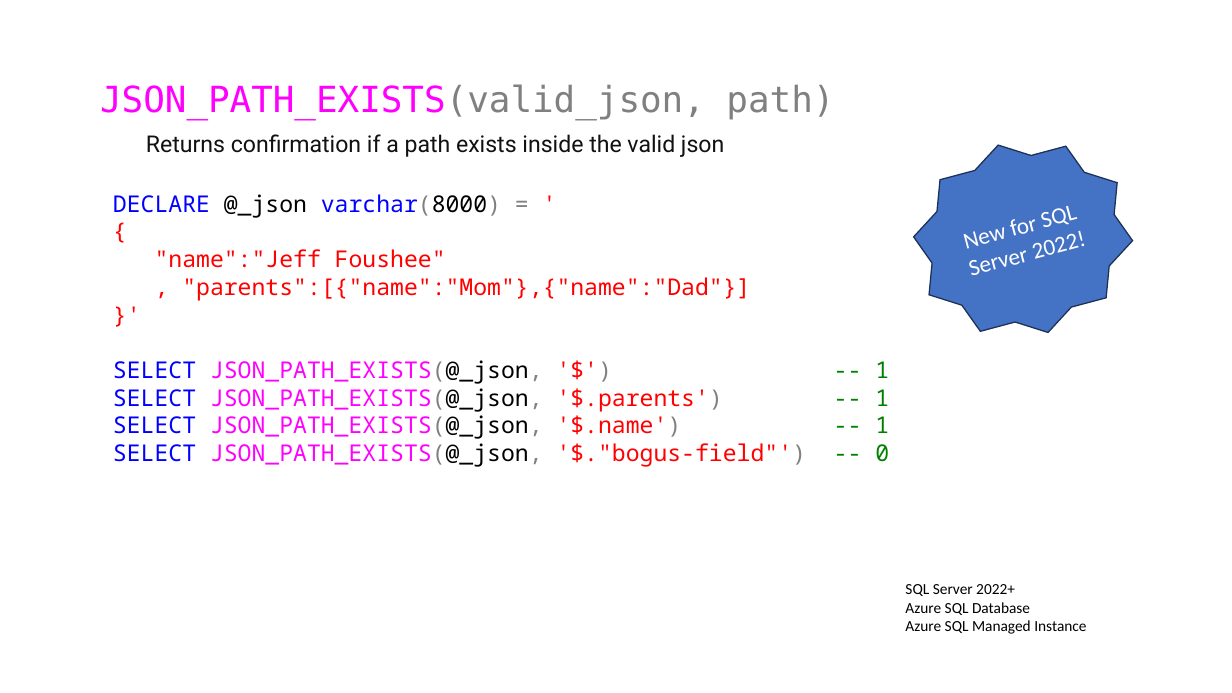
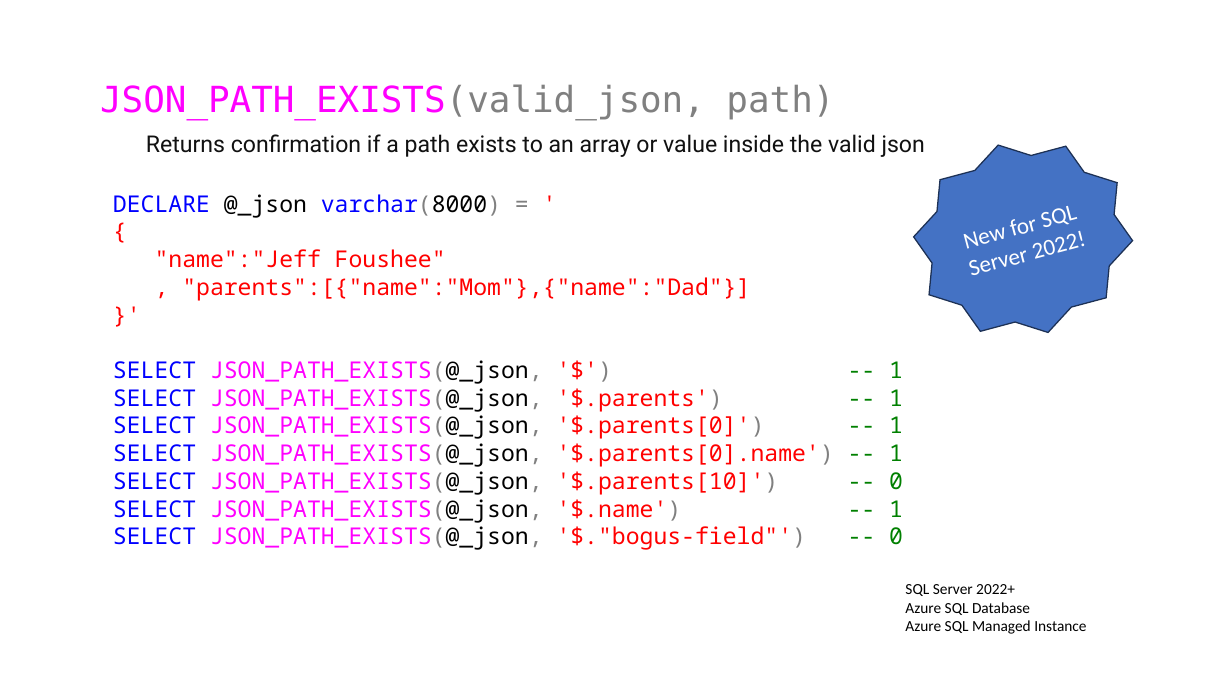
Before and after one commit to jbfoushee/MyPresentations, a slide deck: slide 35 of TSQL_JSON_Operators/TSQL_JSON_Operators.pptx (slide 25 before the commit). Drawn at 1232x693 pixels with LibreOffice and Linux fonts; fonts in the diff are those of the drawing. Boxes give left, top, right and bottom in pixels: in the first picture for what was removed or moved away, otherwise in the second. Text is boxed around its words. In the diff, an @@ line names an element or a change of style, - is before the commit and + after.

```diff
--- a/TSQL_JSON_Operators/TSQL_JSON_Operators.pptx
+++ b/TSQL_JSON_Operators/TSQL_JSON_Operators.pptx
@@ text at box(146, 134, 925, 157): text changed @@
-Returns confirmation if a path exists inside the valid json
+Returns confirmation if a path exists to an array or value inside the valid json
@@ text at box(113, 415, 903, 495): paragraphs added @@
+SELECT JSON_PATH_EXISTS(@_json, '$.parents[0]') -- 1
+SELECT JSON_PATH_EXISTS(@_json, '$.parents[0].name') -- 1
+SELECT JSON_PATH_EXISTS(@_json, '$.parents[10]') -- 0
```
Also in this commit, not shown: 36 other slides changed, 33 slides added, 2 slides removed, 7 other files.
